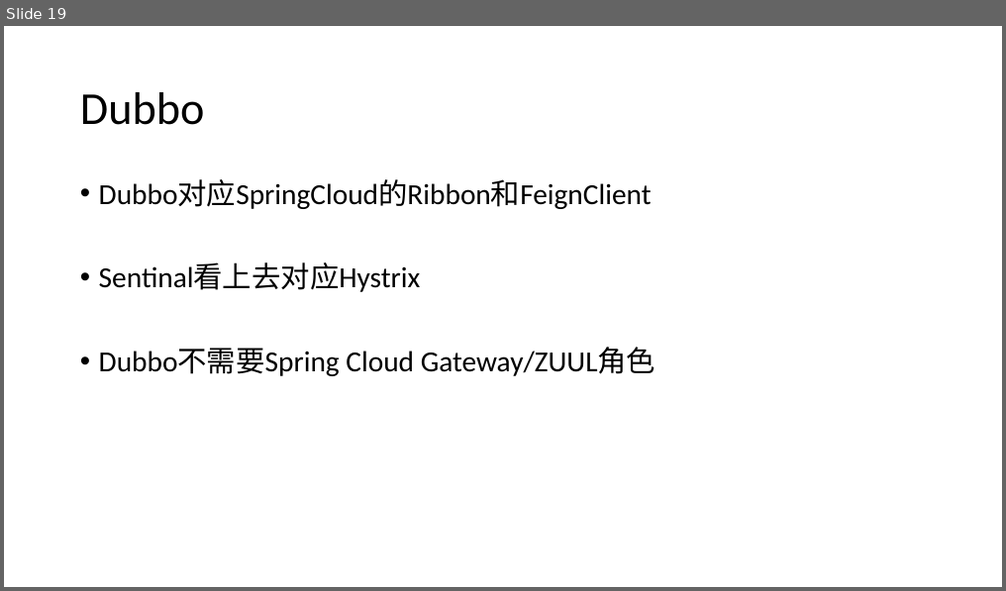
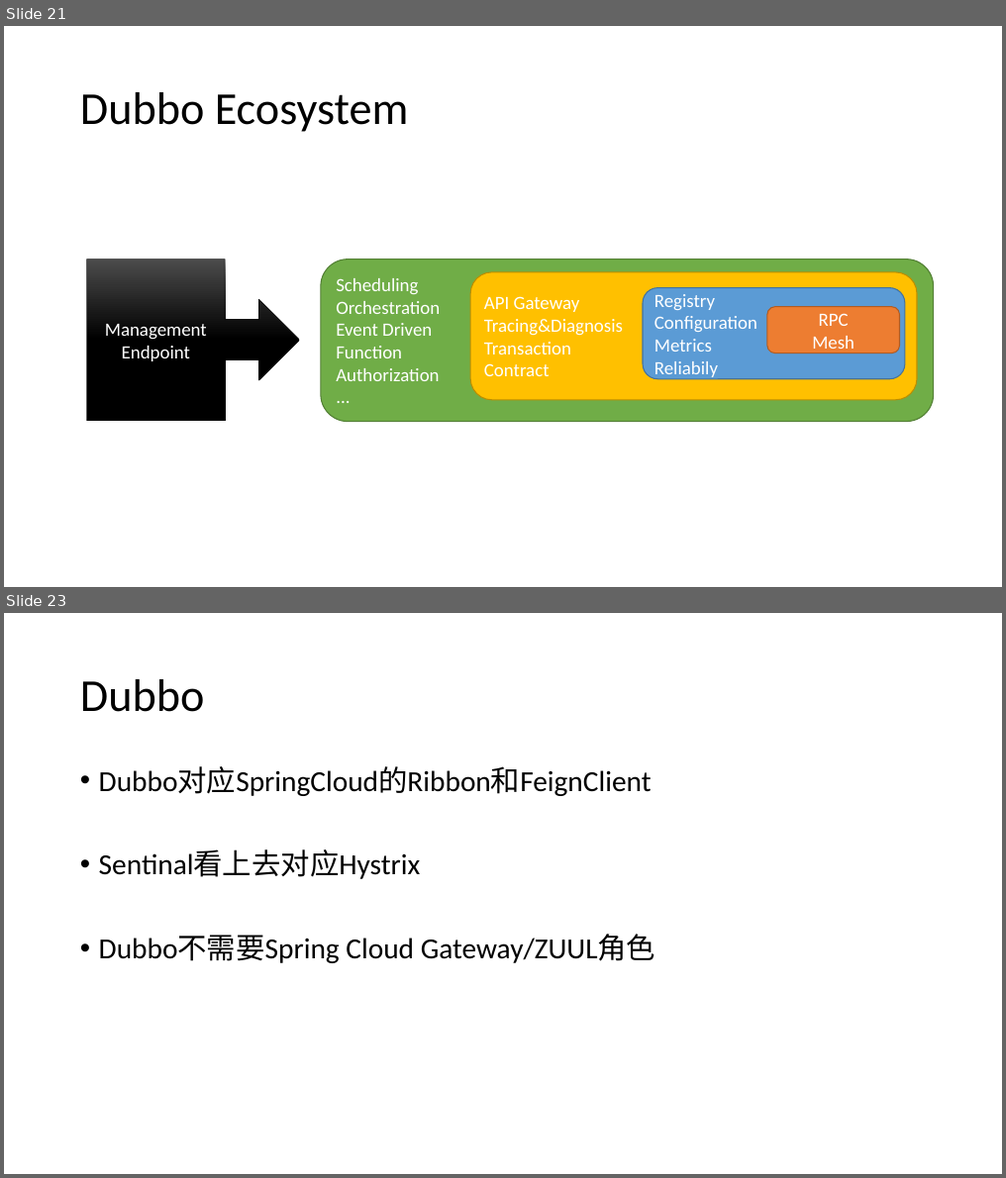
Before and after one commit to jungle0127/microservice-architecture, a slide deck: docs/microservices.pptx. Shown one above the other, each under a label of ours: slide 19 before the commit, slides 21 and 23 after it; the slides between them are not shown. The pictures are 1006x591 and 1006x1178 pixels, drawn with LibreOffice and Linux fonts; fonts in the diff are those of the drawing. Boxes give left, top, right and bottom in pixels: in the first picture for what was removed or moved away, otherwise in the second. Text is boxed around its words. In the diff, an @@ line names an element or a change of style, - is before the commit and + after.

Commit message:
updated slides

```diff
--- a/docs/microservices.pptx
+++ b/docs/microservices.pptx
@@ slide 21 added at (x1=4, y1=26, x2=1002, y2=587), background #FFFFFF @@
@@ title added at (x1=80, y1=92, x2=409, y2=132), 44 pt, text #000000 @@
+Dubbo Ecosystem
@@ right arrow callout added at (x1=87, y1=260, x2=300, y2=421), fill gradient #4B4B4B to #000000, outline #000000 0.5 pt, 18 pt, text #FFFFFF @@
+Management
+Endpoint
@@ rounded rectangle added at (x1=321, y1=260, x2=934, y2=422), fill #70AD47, outline #538035 1 pt, 18 pt, text #FFFFFF @@
+Scheduling
+Orchestration
+Event Driven
+Function
+Authorization
+...
@@ rounded rectangle added at (x1=470, y1=273, x2=917, y2=399), fill #FFC000, outline #BD8E00 1 pt, 18 pt, text #FFFFFF @@
+API Gateway
+Tracing&Diagnosis
+Transaction
+Contract
@@ rounded rectangle added at (x1=643, y1=288, x2=905, y2=379), fill #5B9BD5, outline #43739E 1 pt, 18 pt, text #FFFFFF @@
+Registry
+Configuration
+Metrics
+Reliabily
@@ rounded rectangle added at (x1=767, y1=307, x2=900, y2=353), fill #ED7D31, outline #AF5C24 1 pt, 18 pt, text #FFFFFF @@
+RPC
+Mesh
@@ what was slide 19 is now slide 23 @@
```
Also in this commit, not shown: 4 other slides added.
